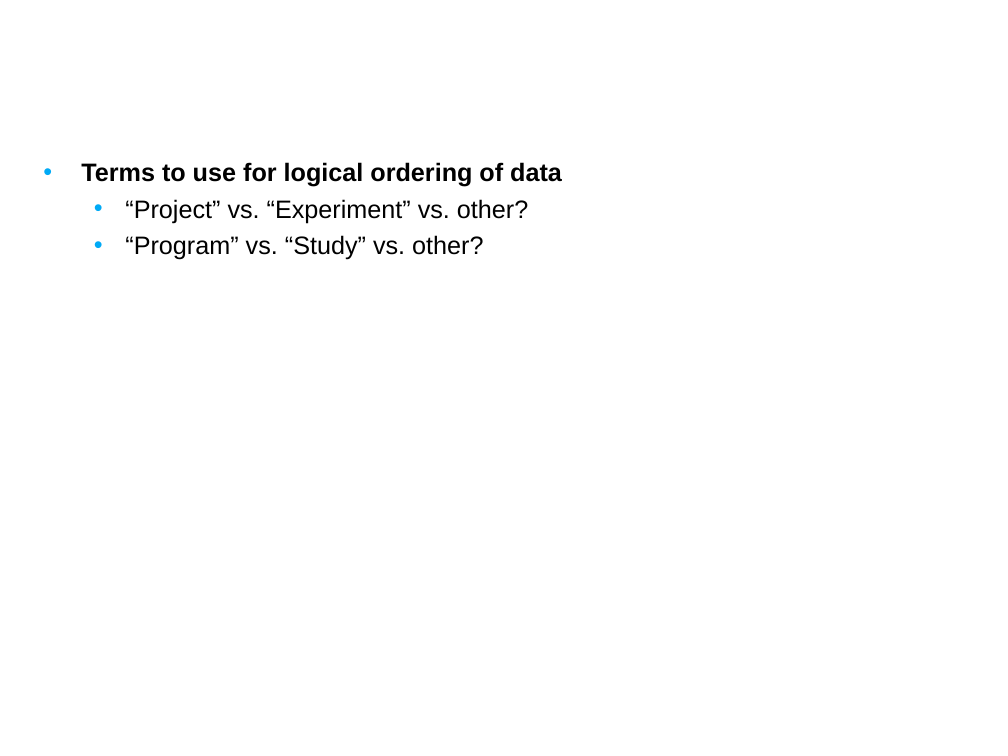
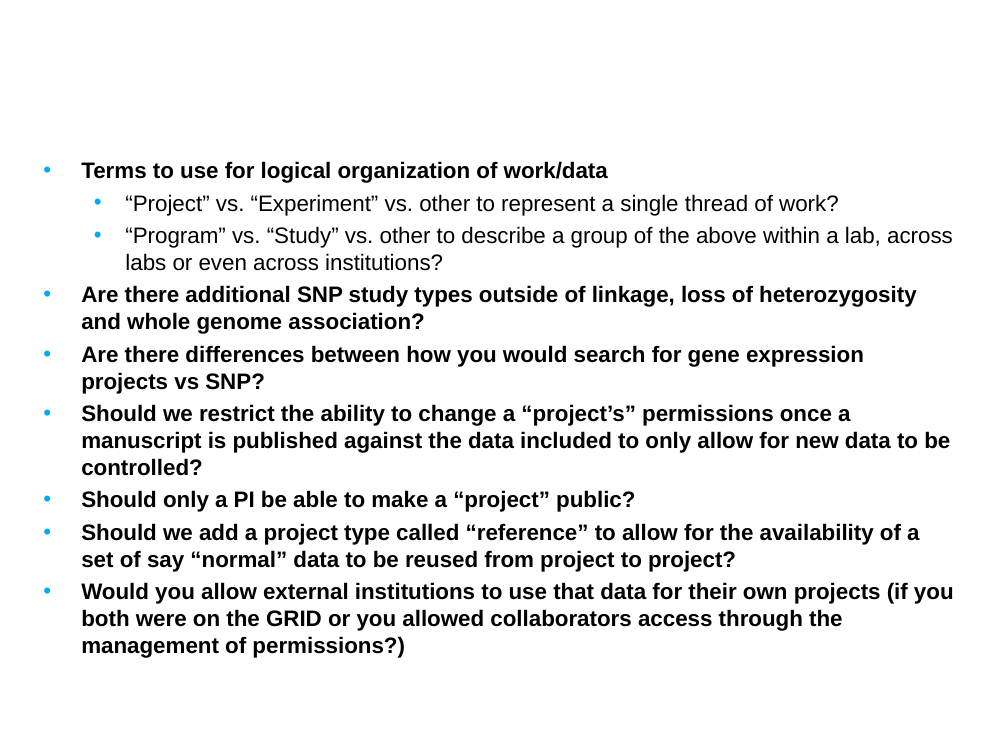
Before and after one commit to NCIP/caarray-docs, a slide deck: slide 12 of project_management/open_meetings/caArray User Community Meeting Aug 8.ppt. Drawn at 1008x756 pixels with LibreOffice and Linux fonts; fonts in the diff are those of the drawing; background and template pictures are left out. Boxes give left, top, right and bottom in pixels: in the first picture for what was removed or moved away, otherwise in the second. Text is boxed around its words. In the diff, an @@ line names an element or a change of style, - is before the commit and + after.

Commit message:
some additional thoughts on questions - use cases in the am

```diff
--- a/project_management/open_meetings/caArray User Community Meeting Aug 8.ppt
+++ b/project_management/open_meetings/caArray User Community Meeting Aug 8.ppt
@@ text at (81,161,954,658): text changed; size 18 to 16 pt; bold on @@
-• Terms to use for logical ordering of data
-  • “Project” vs. “Experiment” vs. other?
-  • “Program” vs. “Study” vs. other?
+• Terms to use for logical organization of work/data
+  • “Project” vs. “Experiment” vs. other to represent a single thread of work?
+  • “Program” vs. “Study” vs. other to describe a group of the above within a lab, across labs or even across institutions?
+• Are there additional SNP study types outside of linkage, loss of heterozygosity and whole genome association?
+• Are there differences between how you would search for gene expression projects vs SNP?
+• Should we restrict the ability to change a “project’s” permissions once a manuscript is published against the data included to only allow for new data to be controlled?
+• Should only a PI be able to make a “project” public?
+• Should we add a project type called “reference” to allow for the availability of a set of say “normal” data to be reused from project to project?
+• Would you allow external institutions to use that data for their own projects (if you both were on the GRID or you allowed collaborators access through the management of permissions?)
```
Also in this commit, not shown: 3 other slides changed.
